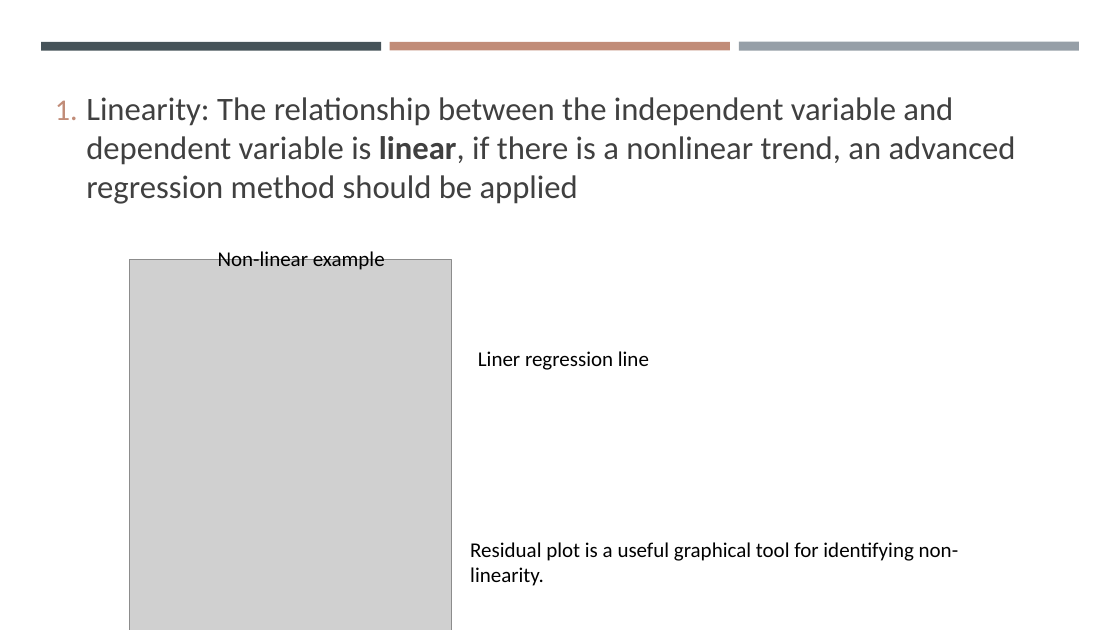
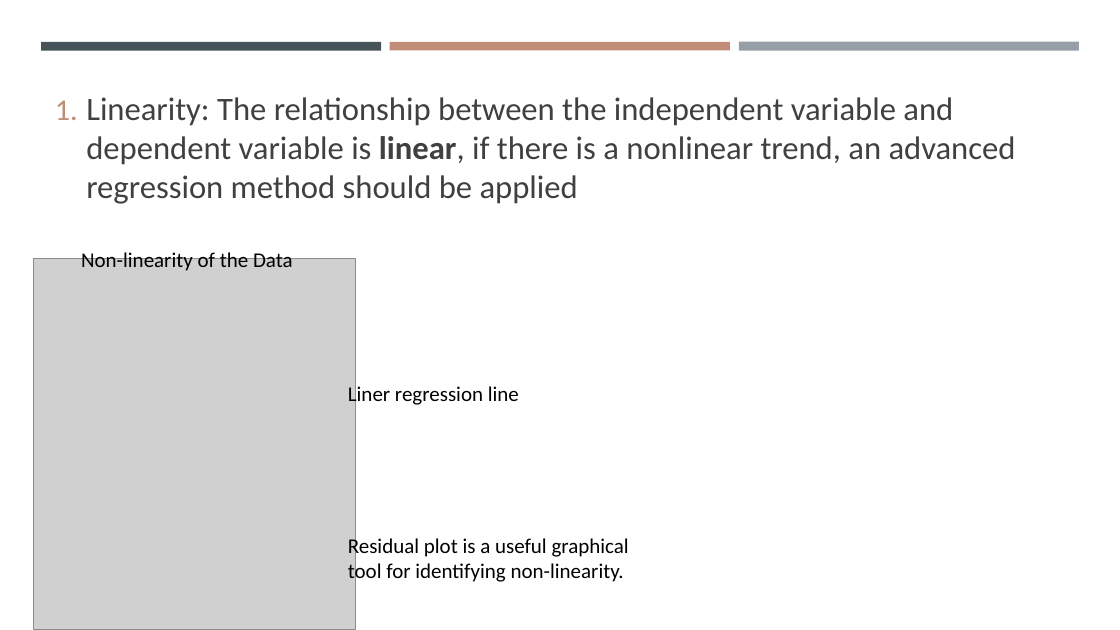
Before and after one commit to gisynw/geog-247, a slide deck: slide 28 of docs/Lectures/Week04/Week04_BivariateRegression.pptx (slide 27 before the commit). Drawn at 1120x630 pixels with LibreOffice and Linux fonts; fonts in the diff are those of the drawing; grey boxes stand for pictures. Boxes give left, top, right and bottom in pixels: in the first picture for what was removed or moved away, otherwise in the second. Text is boxed around its words. In the diff, an @@ line names an element or a change of style, - is before the commit and + after.

```diff
--- a/docs/Lectures/Week04/Week04_BivariateRegression.pptx
+++ b/docs/Lectures/Week04/Week04_BivariateRegression.pptx
@@ picture: place and size @@
-picture at bbox=[129, 260, 451, 630]
+picture at bbox=[33, 259, 355, 629]
@@ text at bbox=[81, 250, 293, 271]: text changed @@
-Non-linear example
+Non-linearity of the Data
@@ text "Liner regression line" rewrapped from bbox=[478, 351, 649, 370] to bbox=[348, 384, 519, 408] @@
@@ text "Residual plot is a useful ..." rewrapped from bbox=[470, 542, 959, 586] to bbox=[348, 536, 629, 585] @@
```
Also in this commit, not shown: 6 other slides changed, 4 slides added, 9 slides removed, 10 other files.
